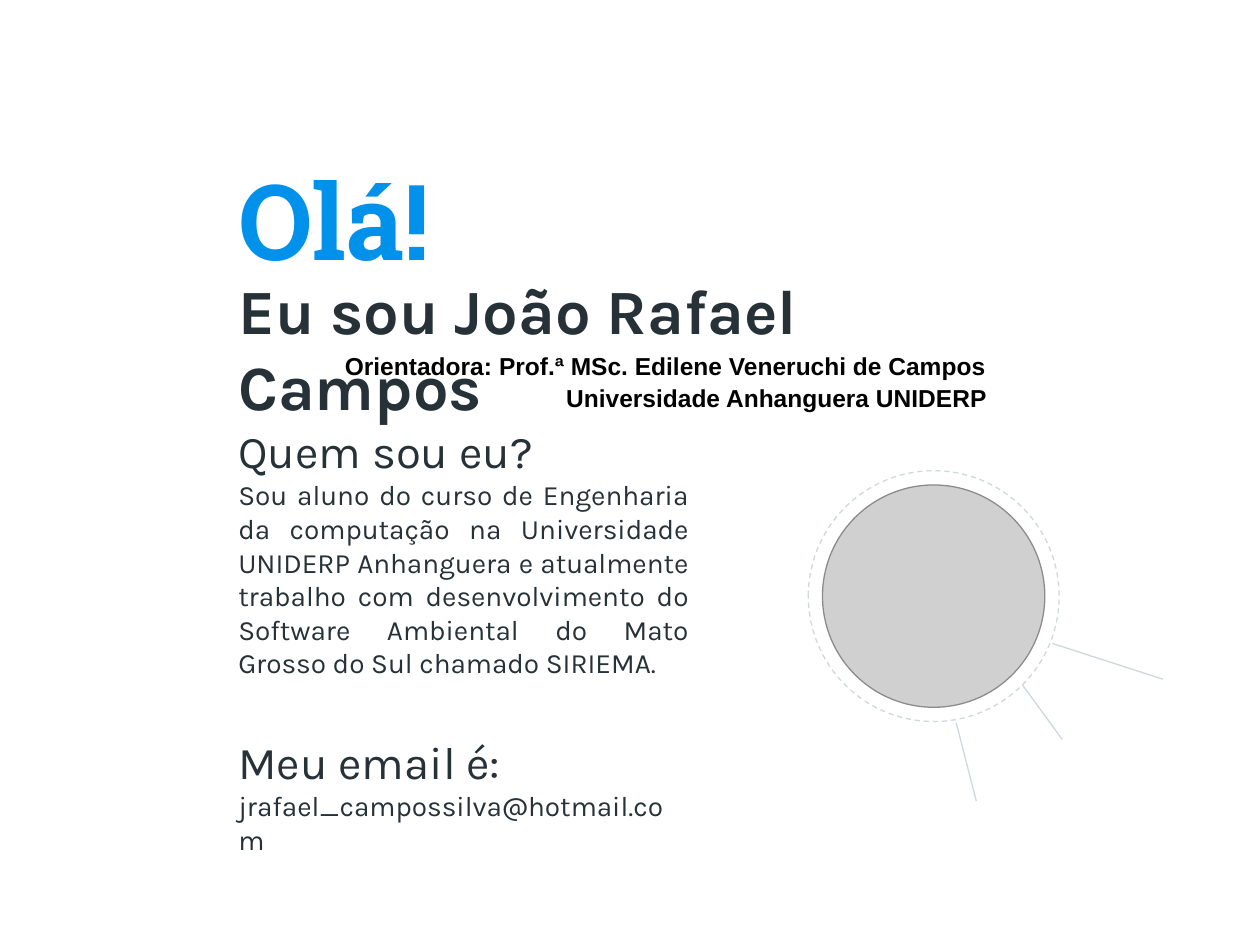
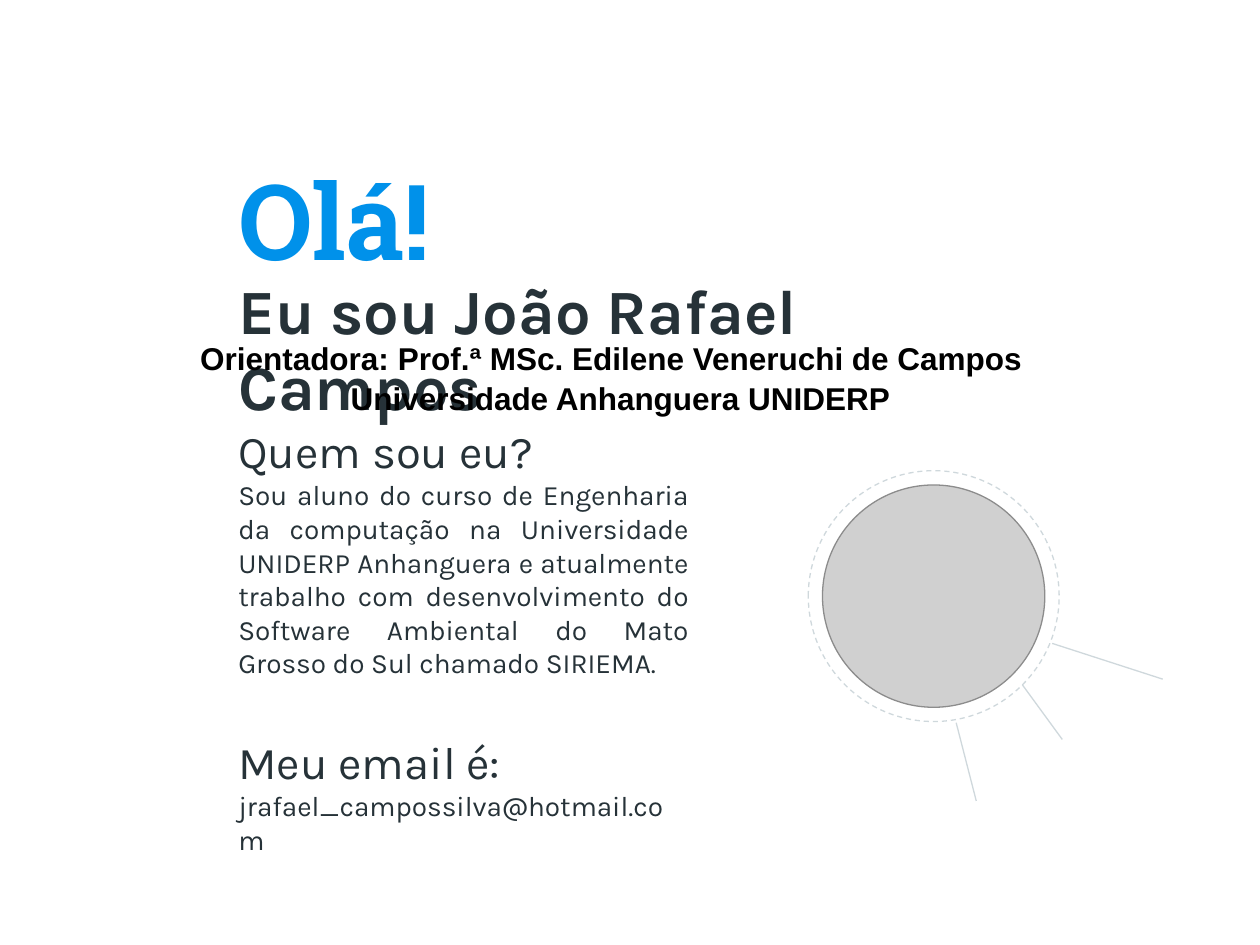
Before and after one commit to rafaelcam/tcc, a slide deck: slide 2 of TRABALHOS TEÓRICOS/Slide Apresentacao TCC.pptx. Drawn at 1260x945 pixels with LibreOffice and Linux fonts; fonts in the diff are those of the drawing; grey boxes stand for pictures; background and template pictures are left out. Boxes give left, top, right and bottom in pixels: in the first picture for what was removed or moved away, otherwise in the second. Text is boxed around its words. In the diff, an @@ line names an element or a change of style, - is before the commit and + after.

```diff
--- a/TRABALHOS TEÓRICOS/Slide Apresentacao TCC.pptx
+++ b/TRABALHOS TEÓRICOS/Slide Apresentacao TCC.pptx
@@ text "Orientadora: Prof.ª MSc. Edilene Veneruchi ...": place and size @@
-text "Orientadora: Prof.ª MSc. Edilene Veneruchi ..." at bbox=[345, 357, 985, 381]
+text "Orientadora: Prof.ª MSc. Edilene Veneruchi ..." at bbox=[200, 347, 1021, 376]
@@ text "Orientadora: Prof.ª MSc. Edilene Veneruchi ..." at bbox=[200, 347, 1021, 376]: size 14 to 18 pt @@
@@ text "Universidade Anhanguera UNIDERP" at bbox=[351, 385, 890, 416]: size 14 to 18 pt @@
@@ text "Universidade Anhanguera UNIDERP": place and size @@
-text "Universidade Anhanguera UNIDERP" at bbox=[566, 389, 986, 412]
+text "Universidade Anhanguera UNIDERP" at bbox=[351, 385, 890, 416]
```
Also in this commit, not shown: 2 other slides changed, 1 slide added.
